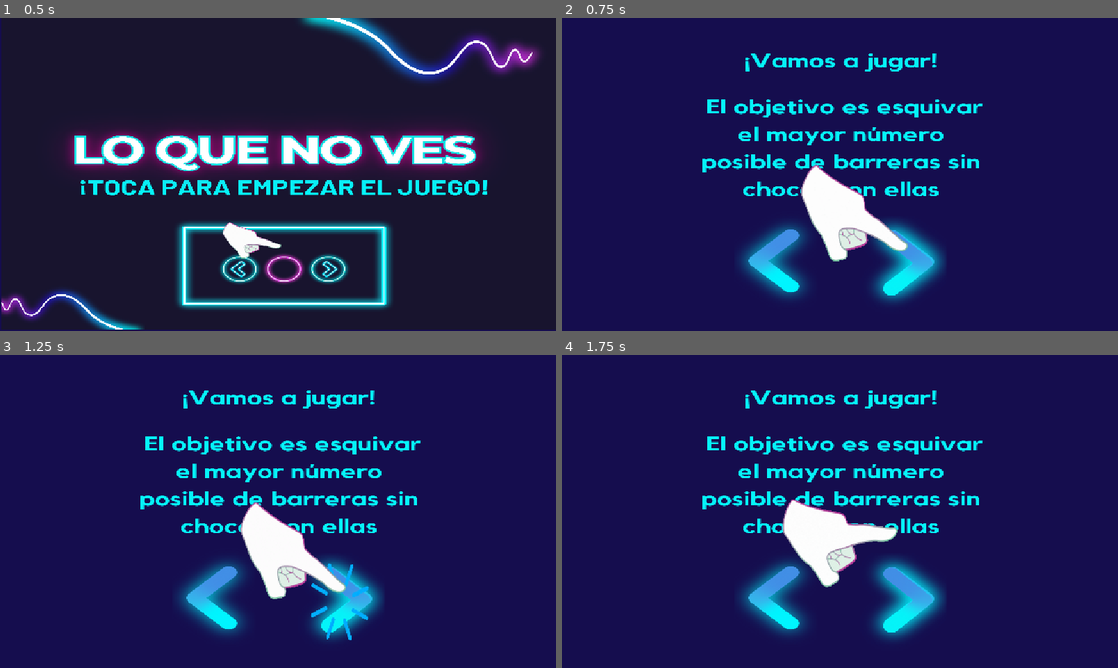
Above: before the commit, frames 1-4 (two rows, left to right).
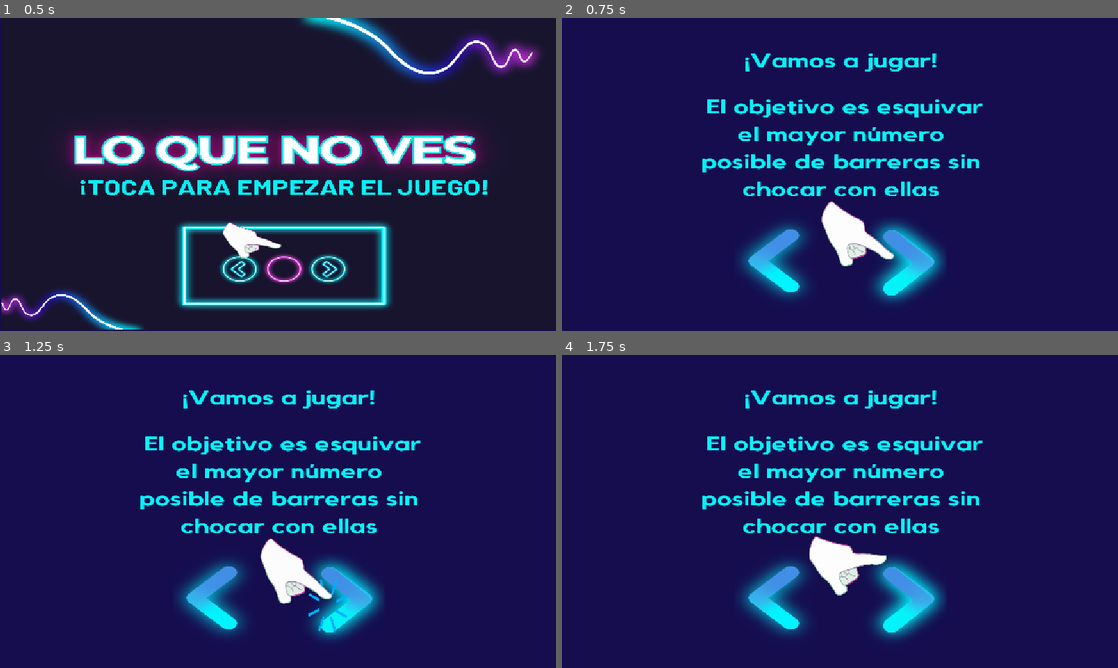
Above: after the commit, the same moments.

Repository: phipex/loquenoves
Game: Godot game, scene res://scenes/inicio/Inicio.tscn
Same seed, same stepped clock (60 frames per second), same inputs: the game is played once before the commit and once after it.
Inputs (mouse positions are in pixels of both pictures, inside the frame that each line leads up to):
- Up to frame 1 (0.5 s): no input
- Up to frame 2 (0.75 s): click (840, 174) at 0.5 s
- Up to frame 3 (1.25 s): no input
- Up to frame 4 (1.75 s): hold Right (ui_right) from 1.28 s (still down)

Frame 1 is identical in both runs. In frame 2, 2.5% of the frame differs, in the area x 43-63%, y 46-80%; in frame 3, 2.9%, in the area x 43-67%, y 47-92%; in frame 4, 2.8%.

Commit message:
feat: ajuste de tiempos, manos y boton magenta

Diff:
--- a/scenes/final/Final.gd
+++ b/scenes/final/Final.gd
@@ -101,7 +101,7 @@
 	button_reiniciar.visible = false
 
 	var should_continue_to_next_message: bool = true
-	var delay_for_next: float = 4.0 # PDF Páginas 15-19: "espera 3 segundos"
+	var delay_for_next: float = 5.0 # PDF Páginas 15-19: "espera 3 segundos"
 
 	if is_correct_answer:
 		match current_message_step:
--- a/scenes/final/Final.tscn
+++ b/scenes/final/Final.tscn
@@ -7,10 +7,10 @@
 [ext_resource type="Texture2D" uid="uid://dyfyt0imdif24" path="res://assets/graphics/flecha derecha.png" id="4_fgjv1"]
 [ext_resource type="Shortcut" uid="uid://bfiw12hjqgm4c" path="res://W-izq.tres" id="4_tnuqv"]
 [ext_resource type="Shortcut" uid="uid://dph1lh28dwcah" path="res://7-der.tres" id="6_uhsug"]
-[ext_resource type="Texture2D" uid="uid://2u8qtgtcp31o" path="res://assets/graphics/boton blanco.png" id="6_vul3y"]
 [ext_resource type="Texture2D" uid="uid://blwhwrrn4is7v" path="res://assets/graphics/mmm parece que no acertaste.png" id="7_rb6lc"]
 [ext_resource type="Texture2D" uid="uid://ctxvrqpwntxmn" path="res://assets/graphics/como estabas tan.png" id="8_1nxq7"]
 [ext_resource type="Shortcut" uid="uid://ba1mejdgr0o6x" path="res://P-centro.tres" id="8_yixgo"]
+[ext_resource type="Texture2D" uid="uid://c6ho00vonvw5p" path="res://assets/graphics/boton magenta.png" id="9_rhkgn"]
 [ext_resource type="Texture2D" uid="uid://vtooc2pk7raa" path="res://assets/graphics/esto que acabas de.png" id="9_wauwu"]
 
 [node name="Final" type="Control"]
@@ -88,13 +88,13 @@
 
 [node name="ButtonContinuarQuiz" type="TextureButton" parent="VBoxContainerPrincipal/PanelPregunta"]
 layout_mode = 0
-offset_left = 475.0
-offset_top = 77.5614
-offset_right = 2475.0
-offset_bottom = 1589.56
-scale = Vector2(0.11224, 0.0110989)
+offset_left = 473.0
+offset_top = 76.9766
+offset_right = 2473.0
+offset_bottom = 1588.98
+scale = Vector2(0.114696, 0.0123794)
 shortcut = ExtResource("8_yixgo")
-texture_normal = ExtResource("6_vul3y")
+texture_normal = ExtResource("9_rhkgn")
 
 [node name="PanelResultado" type="Control" parent="VBoxContainerPrincipal"]
 visible = false
@@ -131,14 +131,13 @@
 texture = ExtResource("9_wauwu")
 
 [node name="ButtonReiniciar" type="TextureButton" parent="VBoxContainerPrincipal/PanelResultado"]
-visible = false
 layout_mode = 2
 offset_left = 439.0
 offset_top = 71.7836
 offset_right = 2439.0
 offset_bottom = 1583.78
 scale = Vector2(0.0986976, 0.012109)
-texture_normal = ExtResource("6_vul3y")
+texture_normal = ExtResource("9_rhkgn")
 
 [node name="TimerMensajes" type="Timer" parent="."]
 wait_time = 3.0
--- a/scenes/gameplay/Gameplay.gd
+++ b/scenes/gameplay/Gameplay.gd
@@ -35,6 +35,29 @@
 var screen_size: Vector2
 
 func _ready():
+
+		# Conectar señales de los Timers (o hacerlo en el editor)
+	timer_obstaculos.timeout.connect(_on_timer_obstaculos_timeout)
+	timer_caritas.timeout.connect(_on_timer_caritas_timeout)
+	timer_juego.timeout.connect(_on_timer_juego_timeout)
+
+	# Configuración inicial de Timers (los valores de wait_time también se pueden poner en el editor)
+	timer_obstaculos.wait_time = 0.0 # PDF Pag 10 sugiere después de 8s para las barras, ajustar
+	timer_caritas.wait_time = randf_range(6.0, 10.0) # PDF Pag 10 "empiezan a aparecer las caritas aleatoriamente"
+
+	# Iniciar timers si no tienen Autostart
+	# timer_obstaculos.start()
+	# timer_caritas.start()
+	# timer_juego.start() # Este debería tener Autostart y OneShot
+
+	label_puntaje.add_theme_color_override("font_color", Color.WHITE)
+	label_tiempo.add_theme_color_override("font_color", Color.WHITE)
+	label_tiempo.set("custom_minimum_size", Vector2(200, 40))
+	label_puntaje.set("custom_minimum_size", Vector2(200, 40))
+
+	update_ui()
+
+
 	screen_size = get_viewport_rect().size
 	#texture_rect_fondo.texture = load("res://assets/graphics/fondo.png")
 	# texture_rect_icono_reloj.texture = load("res://assets/graphics/reloj de tiempo.png") # Si no está en editor
@@ -61,26 +84,7 @@
 
 	print("Puntos de aparición de caritas encontrados: ", carita_spawn_points.size())
 
-	# Conectar señales de los Timers (o hacerlo en el editor)
-	timer_obstaculos.timeout.connect(_on_timer_obstaculos_timeout)
-	timer_caritas.timeout.connect(_on_timer_caritas_timeout)
-	timer_juego.timeout.connect(_on_timer_juego_timeout)
 
-	# Configuración inicial de Timers (los valores de wait_time también se pueden poner en el editor)
-	timer_obstaculos.wait_time = 2.5 # PDF Pag 10 sugiere después de 8s para las barras, ajustar
-	timer_caritas.wait_time = randf_range(6.0, 10.0) # PDF Pag 10 "empiezan a aparecer las caritas aleatoriamente"
-
-	# Iniciar timers si no tienen Autostart
-	# timer_obstaculos.start()
-	# timer_caritas.start()
-	# timer_juego.start() # Este debería tener Autostart y OneShot
-
-	label_puntaje.add_theme_color_override("font_color", Color.WHITE)
-	label_tiempo.add_theme_color_override("font_color", Color.WHITE)
-	label_tiempo.set("custom_minimum_size", Vector2(200, 40))
-	label_puntaje.set("custom_minimum_size", Vector2(200, 40))
-
-	update_ui()
 
 
 func _physics_process(delta: float):
@@ -112,13 +116,13 @@
 
 	node_obstaculos.add_child(new_obstacle)
 
-	# El script del obstáculo ya maneja la colisión con el jugador.
+	# Reiniciar temporizador con un intervalo aleatorio
+	timer_obstaculos.wait_time = randf_range(1.5, 3.5) # Ajustar frecuencia
+
+		# El script del obstáculo ya maneja la colisión con el jugador.
 	# Incrementar puntaje (simplificado: por cada obstáculo generado)
 	GameManager.increment_score()
 	# update_ui() # Se llama en _physics_process
-
-	# Reiniciar temporizador con un intervalo aleatorio
-	timer_obstaculos.wait_time = randf_range(1.5, 3.5) # Ajustar frecuencia
 
 
 func _on_timer_caritas_timeout():
@@ -174,7 +178,7 @@
 func update_ui():
 	label_puntaje.text = "Puntaje: %d" % GameManager.score # PDF Pag 11
 
-	var remaining_time: float = timer_juego.time_left
+	var remaining_time: float = 180 - timer_juego.time_left
 	var minutes: int = int(remaining_time / 60)
 	var seconds: int = int(remaining_time) % 60
 	label_tiempo.text = "Tiempo: %02d:%02d" % [minutes, seconds] # PDF Pag 9, 11, 12
--- a/scenes/inicio/Inicio.tscn
+++ b/scenes/inicio/Inicio.tscn
@@ -81,8 +81,8 @@
 texture_normal = ExtResource("6_btuh2")
 
 [node name="AnimatedSprite2DTituloManoDer" type="AnimatedSprite2D" parent="PanelTutorialPag2"]
-position = Vector2(617, 423)
-scale = Vector2(0.746616, 0.99319)
+position = Vector2(620, 459)
+scale = Vector2(0.50736, 0.674919)
 sprite_frames = ExtResource("6_sif4j")
 autoplay = "default"
 frame_progress = 0.0802462
Binary file added: assets/graphics/boton magenta.png
Not shown, added: assets/graphics/boton magenta.png.import
